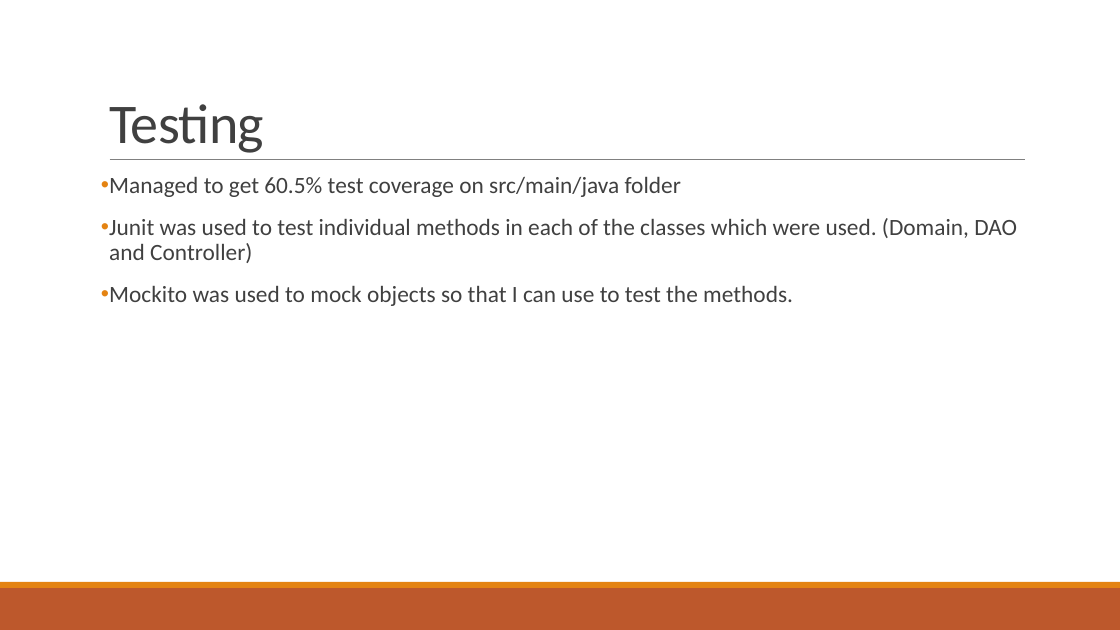
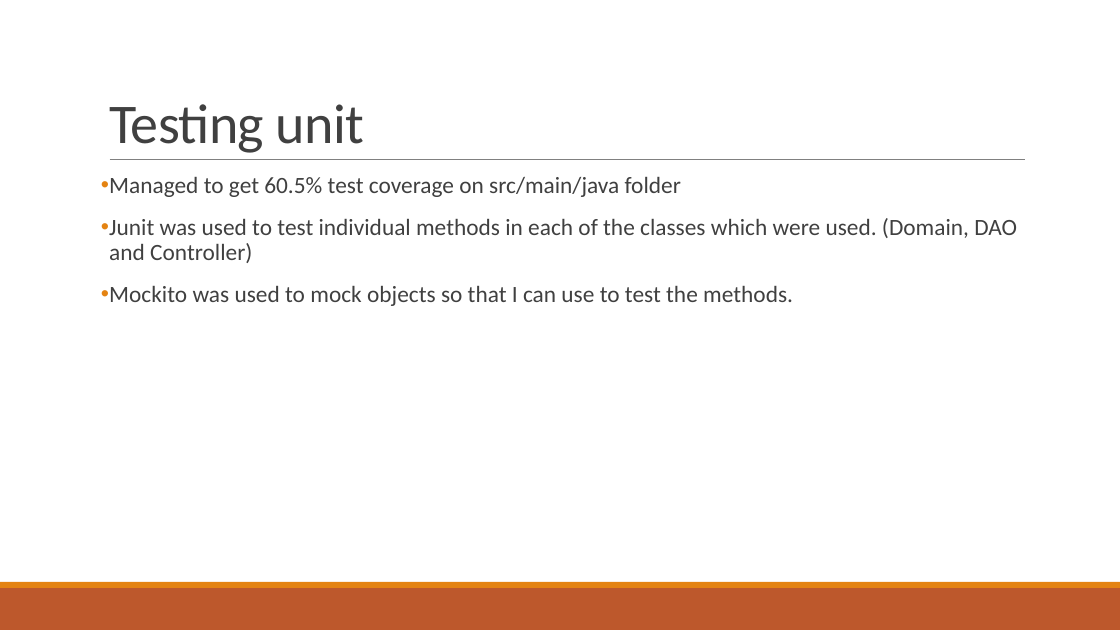
Before and after one commit to HaarismoghalQA/HobbyProject, a slide deck: slide 6 of Documentation/HobbyProject.pptx. Drawn at 1120x630 pixels with LibreOffice and Linux fonts; fonts in the diff are those of the drawing. Boxes give left, top, right and bottom in pixels: in the first picture for what was removed or moved away, otherwise in the second. Text is boxed around its words. In the diff, an @@ line names an element or a change of style, - is before the commit and + after.

```diff
--- a/Documentation/HobbyProject.pptx
+++ b/Documentation/HobbyProject.pptx
@@ title at (109,104,365,153): text changed @@
-Testing
+Testing unit
```
Also in this commit, not shown: 6 other slides changed, 4 slides added, 1 slide removed, 8 other files.
